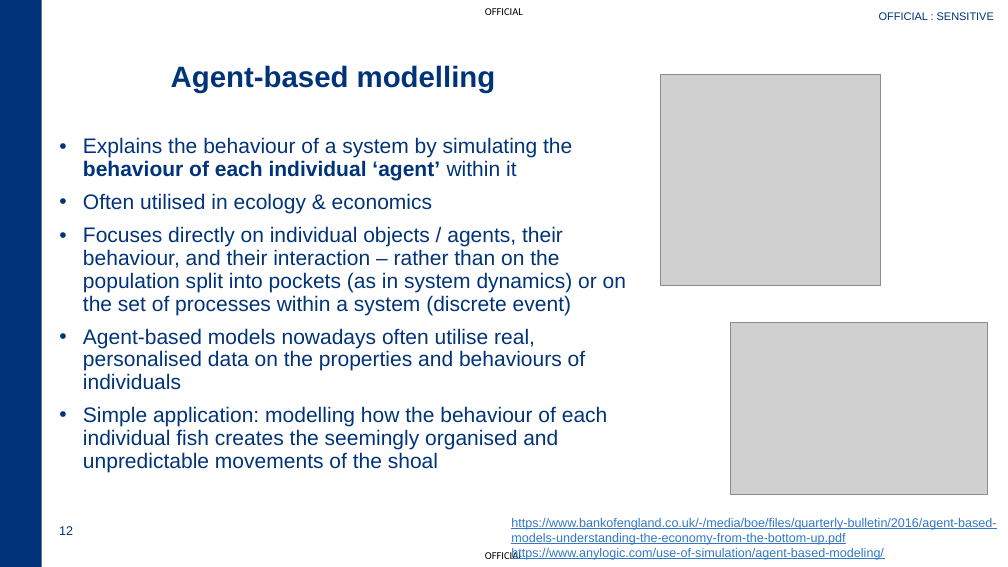
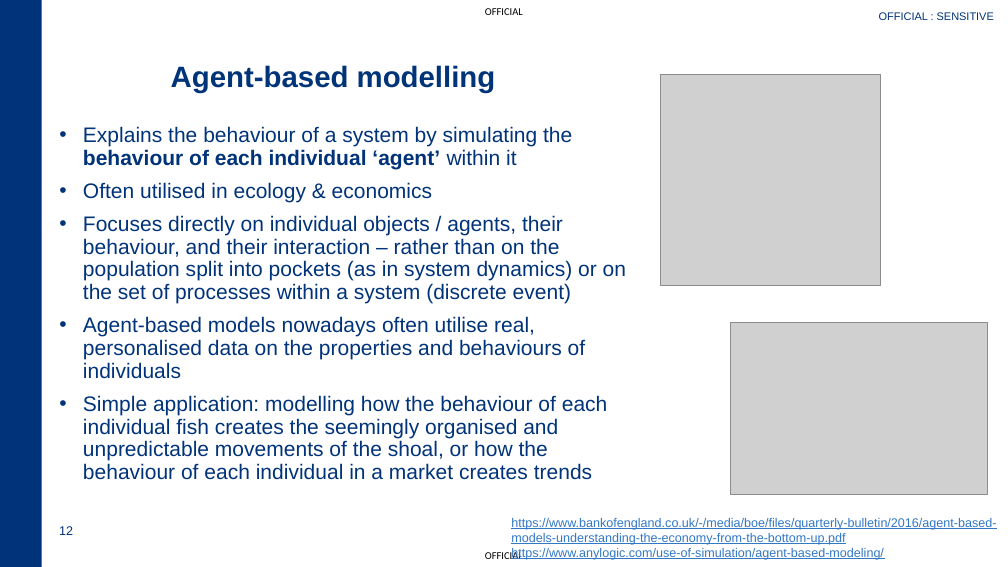
Before and after one commit to dugaldh/crown-court-simulation, a slide deck: slide 12 of slides/Simulation - GSFA Autumn Quarterly.pptx. Drawn at 1008x567 pixels with LibreOffice and Linux fonts; fonts in the diff are those of the drawing; grey boxes stand for pictures; background and template pictures are left out. Boxes give left, top, right and bottom in pixels: in the first picture for what was removed or moved away, otherwise in the second. Text is boxed around its words. In the diff, an @@ line names an element or a change of style, - is before the commit and + after.

```diff
--- a/slides/Simulation - GSFA Autumn Quarterly.pptx
+++ b/slides/Simulation - GSFA Autumn Quarterly.pptx
@@ text "Explains the behaviour of a ...": place and size @@
-text "Explains the behaviour of a ..." at <box>83,137,626,472</box>
+text "Explains the behaviour of a ..." at <box>83,126,626,480</box>
@@ text at <box>83,395,608,480</box>: text changed @@
-• Simple application: modelling how the behaviour of each individual fish creates the seemingly organised and unpredictable movements of the shoal
+• Simple application: modelling how the behaviour of each individual fish creates the seemingly organised and unpredictable movements of the shoal, or how the behaviour of each individual in a market creates trends
```
Also in this commit, not shown: 9 other slides changed, 1 slide added, 1 slide removed.
